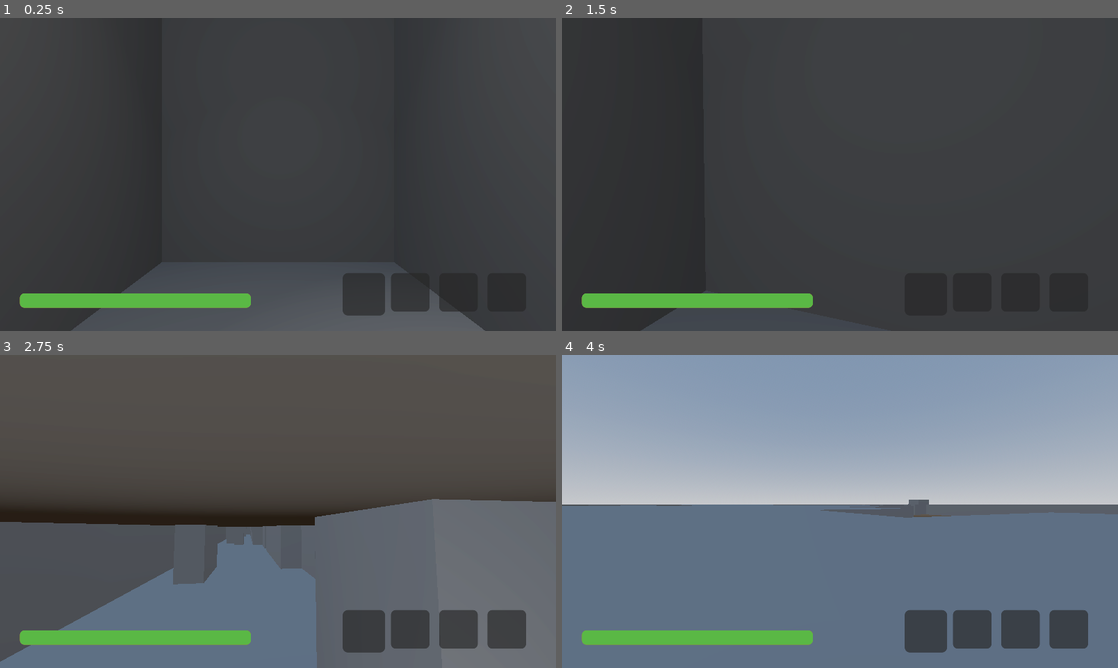
Above: before the commit, frames 1-4 (two rows, left to right).
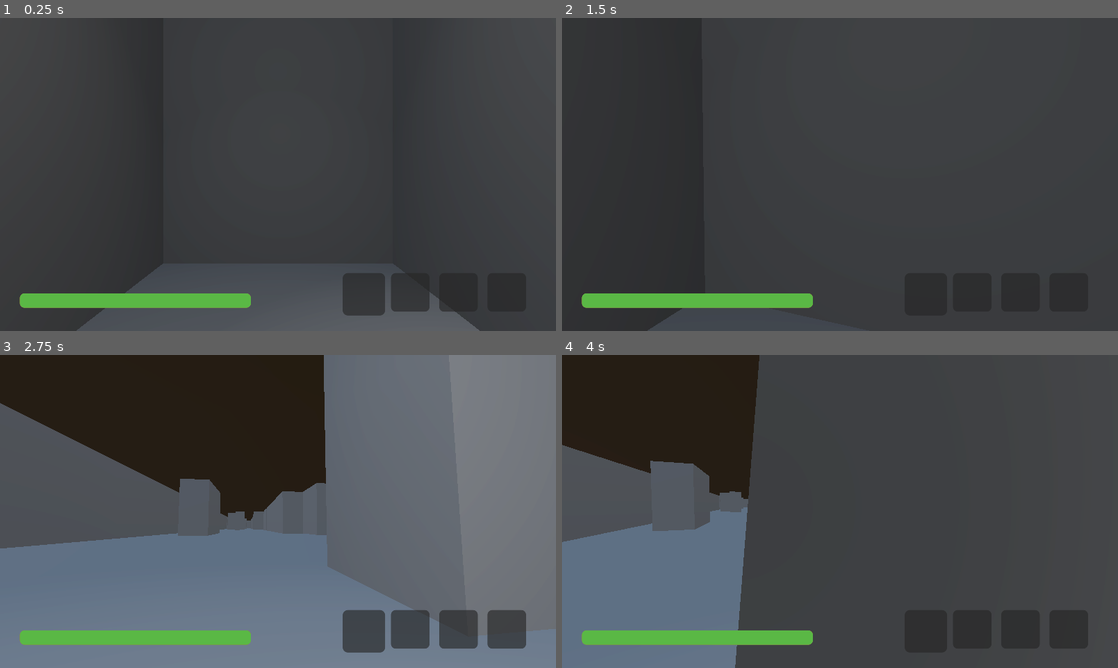
Above: after the commit, the same moments.

Repository: SavageMode123/Lethal-Company
Game: Godot game, scene res://Game.tscn
Same seed, same stepped clock (60 frames per second), same inputs: the game is played once before the commit and once after it.
Inputs (mouse positions are in pixels of both pictures, inside the frame that each line leads up to):
- Up to frame 1 (0.25 s): no input
- Up to frame 2 (1.5 s): tap Enter at 0.5 s; move the mouse to (867, 174) at 0.52 s; hold W (Forward) from 0.53 s (still down); tap C (Crouch) at 0.6 s; tap Space (Jump) at 0.77 s; move the mouse to (812, 174) at 1.27 s; tap G (Drop) at 1.35 s
- Up to frame 3 (2.75 s): keep holding W (Forward); tap Space (Jump) at 1.52 s; move the mouse to (289, 505) at 2.02 s; tap E (Interact) at 2.1 s
- Up to frame 4 (4 s): keep holding W (Forward); move the mouse to (834, 517) at 2.77 s; tap Shift (Sprint) at 2.85 s; tap Space (Jump) at 3.02, 3.77 s; move the mouse to (878, 514) at 3.52 s; tap C (Crouch) at 3.6 s

The runs differ from the first frame. In frame 1, 0.2% of the frame differs, in the area x 12-88%, y 78-100%; in frame 2, less than 0.1%; in frame 3, 62%; in frame 4, 81%, in the area x 0-100%, y 0-100%.

Commit message:
Bug Fix: Stopped Player from Teleporting in Elevator

Diff:
--- a/Game.tscn
+++ b/Game.tscn
@@ -22,14 +22,13 @@
 tonemap_mode = 2
 glow_enabled = true
 
-[sub_resource type="NavigationMesh" id="NavigationMesh_m0yvi"]
-
 [sub_resource type="BoxShape3D" id="BoxShape3D_r5elr"]
 
 [sub_resource type="StandardMaterial3D" id="StandardMaterial3D_5yrqk"]
 albedo_color = Color(0.243137, 0.243137, 0.243137, 1)
 
 [sub_resource type="BoxMesh" id="BoxMesh_wultg"]
+lightmap_size_hint = Vector2i(14, 21)
 material = SubResource("StandardMaterial3D_5yrqk")
 
 [sub_resource type="Animation" id="Animation_gqepx"]
@@ -57,7 +56,7 @@
 "times": PackedFloat32Array(0, 2),
 "transitions": PackedFloat32Array(1, 1),
 "update": 0,
-"values": [Vector3(3.995, 2.08165e-12, 7.99), Vector3(3.995, 2.08165e-12, 2.08165e-12)]
+"values": [Vector3(3.995, 7.99, 0.1), Vector3(3.995, 2.08165e-12, 2.08165e-12)]
 }
 
 [sub_resource type="Animation" id="Animation_sgvfi"]
@@ -84,7 +83,7 @@
 "times": PackedFloat32Array(0),
 "transitions": PackedFloat32Array(1),
 "update": 0,
-"values": [Vector3(3.995, 2.08165e-12, 7.99)]
+"values": [Vector3(3.995, 7.99, 0.1)]
 }
 
 [sub_resource type="AnimationLibrary" id="AnimationLibrary_4f6fs"]
@@ -209,6 +208,8 @@
 blend_shape_mode = 0
 shadow_mesh = SubResource("ArrayMesh_sfp50")
 
+[sub_resource type="NavigationMesh" id="NavigationMesh_m0yvi"]
+
 [sub_resource type="BoxMesh" id="BoxMesh_n6sdr"]
 size = Vector3(1, 2.08165e-12, 3)
 
@@ -328,129 +329,137 @@
 visible = false
 script = ExtResource("4_fwpjm")
 
-[node name="Map" type="NavigationRegion3D" parent="."]
-navigation_mesh = SubResource("NavigationMesh_m0yvi")
-
-[node name="Elevator" type="Node3D" parent="Map" node_paths=PackedStringArray("Players")]
+[node name="Elevator" type="Node3D" parent="." node_paths=PackedStringArray("Players")]
 transform = Transform3D(-1, 3.48787e-16, -8.74228e-08, 3.48787e-16, 1, -3.48787e-16, 8.74228e-08, -3.48787e-16, -1, 2.08165e-12, 2.08165e-12, 2.08165e-12)
 script = ExtResource("5_w7fh7")
-Players = NodePath("../../Players")
-
-[node name="Floor" type="StaticBody3D" parent="Map/Elevator"]
-transform = Transform3D(3.995, 0, 0, 0, 2.08165e-12, 0, 0, 0, 7.99, 2.08165e-12, 0.01, 2.08165e-12)
-collision_layer = 3
-
-[node name="CollisionShape3D" type="CollisionShape3D" parent="Map/Elevator/Floor"]
+Players = NodePath("../Players")
+
+[node name="Floor" type="StaticBody3D" parent="Elevator"]
+transform = Transform3D(3.995, 0, 0, 0, 0.1, 0, 0, 0, 7.99, 2.08165e-12, 0.01, 2.08165e-12)
+collision_layer = 3
+collision_mask = 3
+
+[node name="CollisionShape3D" type="CollisionShape3D" parent="Elevator/Floor"]
 shape = SubResource("BoxShape3D_r5elr")
 
-[node name="MeshInstance3D" type="MeshInstance3D" parent="Map/Elevator/Floor/CollisionShape3D"]
+[node name="MeshInstance3D" type="MeshInstance3D" parent="Elevator/Floor/CollisionShape3D"]
 mesh = SubResource("BoxMesh_wultg")
 
-[node name="Roof" type="StaticBody3D" parent="Map/Elevator"]
-transform = Transform3D(3.995, 0, 0, 0, 2.08165e-12, 0, 0, 0, 7.99, 2.08165e-12, 7.99, 2.08165e-12)
-collision_layer = 3
-
-[node name="CollisionShape3D" type="CollisionShape3D" parent="Map/Elevator/Roof"]
+[node name="Roof" type="StaticBody3D" parent="Elevator"]
+transform = Transform3D(3.995, 0, 0, 0, 0.1, 0, 0, 0, 7.99, 2.08165e-12, 7.99, 2.08165e-12)
+collision_layer = 3
+collision_mask = 3
+
+[node name="CollisionShape3D" type="CollisionShape3D" parent="Elevator/Roof"]
 shape = SubResource("BoxShape3D_r5elr")
 disabled = true
 
-[node name="MeshInstance3D" type="MeshInstance3D" parent="Map/Elevator/Roof/CollisionShape3D"]
+[node name="MeshInstance3D" type="MeshInstance3D" parent="Elevator/Roof/CollisionShape3D"]
 transform = Transform3D(1, 3.50982e-26, 2.65151e-15, -8.05159e-22, 1, 7.12665e-22, -3.05629e-15, -6.89998e-27, 1, 0, 0, 0)
 mesh = SubResource("BoxMesh_wultg")
 
-[node name="Door" type="StaticBody3D" parent="Map/Elevator"]
-transform = Transform3D(3.995, 0, 0, 0, -9.09918e-20, -7.99, 0, 2.08165e-12, -3.49254e-07, 2.08165e-12, 4, -4)
-collision_layer = 3
-
-[node name="CollisionShape3D" type="CollisionShape3D" parent="Map/Elevator/Door"]
+[node name="Door" type="StaticBody3D" parent="Elevator"]
+transform = Transform3D(3.995, 0, 0, 0, 7.99, 0, 0, 0, 0.1, 2.08165e-12, 4, -4)
+collision_layer = 3
+collision_mask = 3
+
+[node name="CollisionShape3D" type="CollisionShape3D" parent="Elevator/Door"]
 shape = SubResource("BoxShape3D_r5elr")
 
-[node name="MeshInstance3D" type="MeshInstance3D" parent="Map/Elevator/Door/CollisionShape3D"]
+[node name="MeshInstance3D" type="MeshInstance3D" parent="Elevator/Door/CollisionShape3D"]
 transform = Transform3D(1, -7.92088e-21, 3.1594e-31, 7.92088e-21, 1, -6.07153e-18, -3.1594e-31, 6.07153e-18, 1, 0, 0, 0)
 mesh = SubResource("BoxMesh_wultg")
 
-[node name="AnimationPlayer" type="AnimationPlayer" parent="Map/Elevator/Door"]
+[node name="AnimationPlayer" type="AnimationPlayer" parent="Elevator/Door"]
 libraries = {
 "": SubResource("AnimationLibrary_4f6fs")
 }
 
-[node name="Wall" type="StaticBody3D" parent="Map/Elevator"]
-transform = Transform3D(3.995, 0, 0, 0, -9.09917e-20, 7.99, 0, -2.08165e-12, -3.49254e-07, 2.08165e-12, 4, 3.99)
-collision_layer = 3
-
-[node name="CollisionShape3D" type="CollisionShape3D" parent="Map/Elevator/Wall"]
+[node name="Wall" type="StaticBody3D" parent="Elevator"]
+transform = Transform3D(3.995, 0, 0, 0, 7.99, 0, 0, 0, 0.1, 2.08165e-12, 4, 3.99)
+collision_layer = 3
+collision_mask = 3
+
+[node name="CollisionShape3D" type="CollisionShape3D" parent="Elevator/Wall"]
 shape = SubResource("BoxShape3D_r5elr")
 
-[node name="MeshInstance3D" type="MeshInstance3D" parent="Map/Elevator/Wall/CollisionShape3D"]
+[node name="MeshInstance3D" type="MeshInstance3D" parent="Elevator/Wall/CollisionShape3D"]
 mesh = SubResource("BoxMesh_wultg")
 
-[node name="Wall2" type="StaticBody3D" parent="Map/Elevator"]
-transform = Transform3D(-3.49254e-07, -2.08165e-12, -3.49254e-07, 8.00957e-23, -9.09917e-20, 7.99, -7.99, 9.09917e-20, 1.52664e-14, 1.99, 4, 2.08165e-12)
-collision_layer = 3
-
-[node name="CollisionShape3D" type="CollisionShape3D" parent="Map/Elevator/Wall2"]
+[node name="Wall2" type="StaticBody3D" parent="Elevator"]
+transform = Transform3D(0.1, 0, 0, 0, 7.99, 0, 0, 0, 7.99, 1.99, 4, 2.08165e-12)
+collision_layer = 3
+collision_mask = 3
+
+[node name="CollisionShape3D" type="CollisionShape3D" parent="Elevator/Wall2"]
 shape = SubResource("BoxShape3D_r5elr")
 
-[node name="MeshInstance3D" type="MeshInstance3D" parent="Map/Elevator/Wall2/CollisionShape3D"]
+[node name="MeshInstance3D" type="MeshInstance3D" parent="Elevator/Wall2/CollisionShape3D"]
 mesh = SubResource("BoxMesh_wultg")
 
-[node name="Wall3" type="StaticBody3D" parent="Map/Elevator"]
-transform = Transform3D(-3.49254e-07, -2.08165e-12, -3.49254e-07, 8.00957e-23, -9.09917e-20, 7.99, -7.99, 9.09917e-20, 1.52664e-14, -1.99, 4, 2.08165e-12)
-collision_layer = 3
-
-[node name="CollisionShape3D" type="CollisionShape3D" parent="Map/Elevator/Wall3"]
+[node name="Wall3" type="StaticBody3D" parent="Elevator"]
+transform = Transform3D(0.1, 0, 0, 0, 7.99, 0, 0, 0, 7.9, -1.99, 4, 2.08165e-12)
+collision_layer = 3
+collision_mask = 3
+
+[node name="CollisionShape3D" type="CollisionShape3D" parent="Elevator/Wall3"]
 shape = SubResource("BoxShape3D_r5elr")
 
-[node name="MeshInstance3D" type="MeshInstance3D" parent="Map/Elevator/Wall3/CollisionShape3D"]
+[node name="MeshInstance3D" type="MeshInstance3D" parent="Elevator/Wall3/CollisionShape3D"]
+transform = Transform3D(1, -3.05759e-27, -2.93112e-22, -0.00128464, 1, -0.00747213, 1.42958e-22, -8.32321e-28, 1, 0, 0, 0)
 mesh = SubResource("BoxMesh_wultg")
 
-[node name="OpenButton" type="StaticBody3D" parent="Map/Elevator"]
-transform = Transform3D(0.332, -8.84829e-16, -2.27912e-23, 4.25003e-25, 7.37188e-17, -0.332, 0, 0.332, 7.37188e-17, -2, 1, 2.08165e-12)
-collision_layer = 3
-
-[node name="CollisionShape3D" type="CollisionShape3D" parent="Map/Elevator/OpenButton"]
+[node name="OpenButton" type="StaticBody3D" parent="Elevator"]
+transform = Transform3D(0.332, 0, 0, 0, 0.332, 0, 0, 0, 0.332, -2, 1, 2.08165e-12)
+collision_layer = 3
+collision_mask = 3
+
+[node name="CollisionShape3D" type="CollisionShape3D" parent="Elevator/OpenButton"]
 transform = Transform3D(1, 0, 0, 0, 1, 1.89817e-24, 0, 4.2543e-24, 1, 0, 0, 0)
 shape = SubResource("ConcavePolygonShape3D_ga84h")
 
-[node name="CollisionShape3D2" type="CollisionShape3D" parent="Map/Elevator/OpenButton"]
+[node name="CollisionShape3D2" type="CollisionShape3D" parent="Elevator/OpenButton"]
 transform = Transform3D(1, 0, 0, 0, 1, 1.89817e-24, 0, 4.2543e-24, 1, 0.00862265, 0, 0)
 shape = SubResource("ConcavePolygonShape3D_onsmn")
 
-[node name="CollisionShape3D3" type="CollisionShape3D" parent="Map/Elevator/OpenButton"]
+[node name="CollisionShape3D3" type="CollisionShape3D" parent="Elevator/OpenButton"]
 transform = Transform3D(5.96046e-08, 1, 0, -1, 5.96046e-08, 1.89817e-24, -4.2543e-24, -1.83623e-31, 1, 0, 0, 0)
 shape = SubResource("ConcavePolygonShape3D_7jubx")
 
-[node name="Object_4" type="MeshInstance3D" parent="Map/Elevator/OpenButton"]
+[node name="Object_4" type="MeshInstance3D" parent="Elevator/OpenButton"]
 transform = Transform3D(1, 0, 0, 0, 1, 1.89817e-24, 0, 4.2543e-24, 1, 0, 0, 0)
 mesh = SubResource("ArrayMesh_b5o41")
 skeleton = NodePath("")
 
-[node name="Object_6" type="MeshInstance3D" parent="Map/Elevator/OpenButton"]
+[node name="Object_6" type="MeshInstance3D" parent="Elevator/OpenButton"]
 transform = Transform3D(5.96046e-08, 1, 0, -1, 5.96046e-08, 1.89817e-24, -4.2543e-24, -1.83623e-31, 1, 0, 0, 0)
 mesh = SubResource("ArrayMesh_x65ij")
 skeleton = NodePath("")
 
-[node name="Object_8" type="MeshInstance3D" parent="Map/Elevator/OpenButton"]
+[node name="Object_8" type="MeshInstance3D" parent="Elevator/OpenButton"]
 transform = Transform3D(1, 0, 0, 0, 1, 1.89817e-24, 0, 4.2543e-24, 1, 0.00862265, 0, 0)
 mesh = SubResource("ArrayMesh_c608c")
 skeleton = NodePath("")
 
-[node name="Light" type="SpotLight3D" parent="Map/Elevator"]
+[node name="Light" type="SpotLight3D" parent="Elevator"]
 transform = Transform3D(1, -6.97574e-16, -1.52459e-23, -1.5246e-23, -4.37114e-08, 1, -6.97574e-16, -1, -4.37114e-08, -0.0820077, 8.54226, 0.280514)
 light_energy = 3.667
 spot_range = 22.686
 spot_angle = 33.41
 
-[node name="Light3" type="SpotLight3D" parent="Map/Elevator"]
+[node name="Light3" type="SpotLight3D" parent="Elevator"]
 transform = Transform3D(1, -6.97574e-16, -1.52459e-23, -1.5246e-23, -4.37114e-08, 1, -6.97574e-16, -1, -4.37114e-08, -1.97367, 5.16601, 0.280514)
 light_energy = 3.667
 spot_range = 22.686
 spot_angle = 33.41
 
-[node name="Light4" type="OmniLight3D" parent="Map/Elevator"]
+[node name="Light4" type="OmniLight3D" parent="Elevator"]
 transform = Transform3D(1, 0, 0, 0, 1, 0, 0, 0, 1, 0, 3.21818, 0)
 light_energy = 1.566
 omni_range = 11.626
+
+[node name="Map" type="NavigationRegion3D" parent="."]
+navigation_mesh = SubResource("NavigationMesh_m0yvi")
 
 [node name="Models" type="Node3D" parent="."]
 transform = Transform3D(1, 0, 0, 0, 1, 0, 0, 0, 1, 2.08165e-12, 100, 2.08165e-12)
--- a/Player/Player.tscn
+++ b/Player/Player.tscn
@@ -60,6 +60,7 @@
 corner_radius_bottom_left = 10
 
 [node name="Player" type="CharacterBody3D" node_paths=PackedStringArray("camera")]
+collision_priority = 999999.0
 script = ExtResource("1_5c3k4")
 camera = NodePath("Camera")
 
